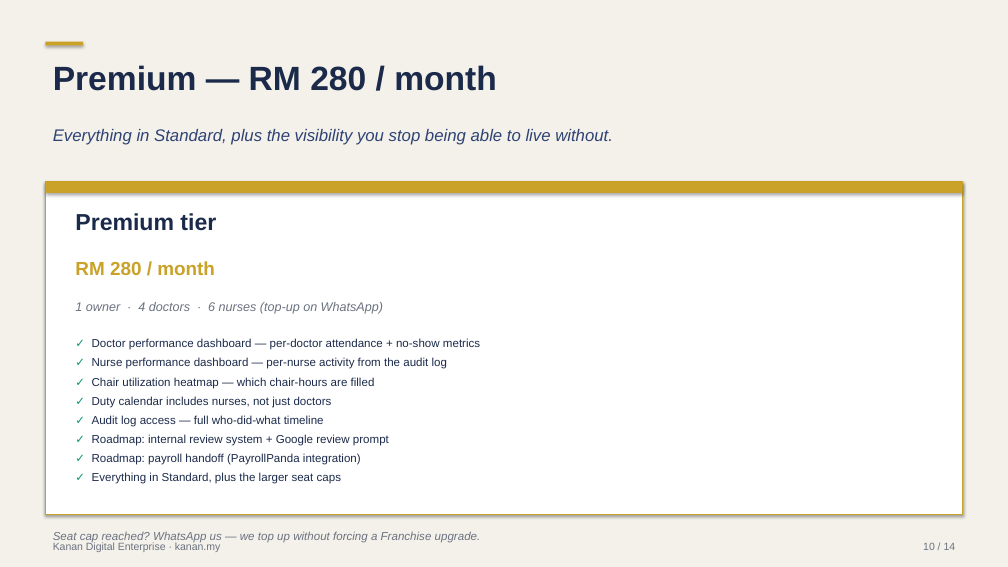
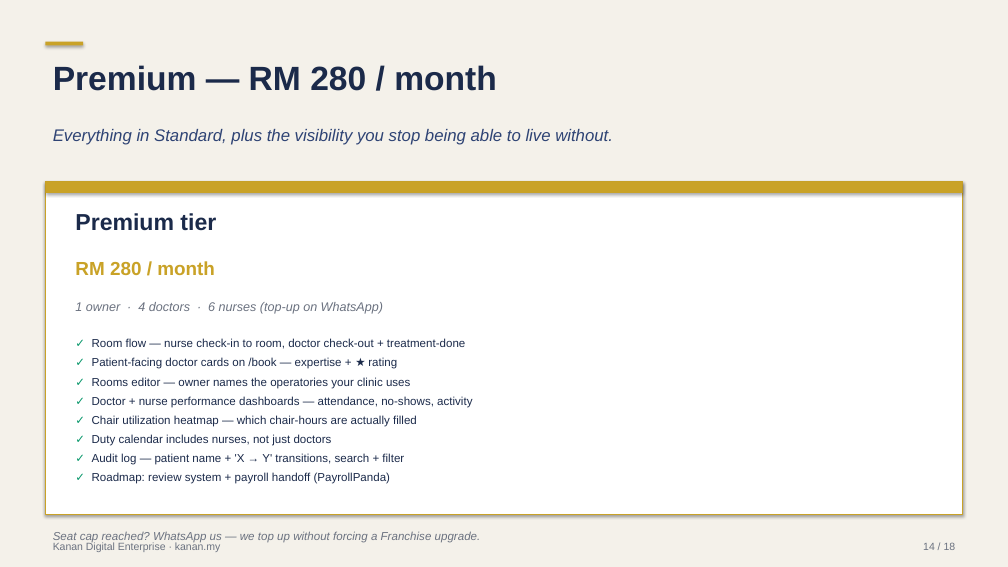
Before and after one commit to eloise-kanan/clinic-booking, a slide deck: slide 14 of demo/sales-deck/Kanan_Clinic_Booking_Sales_Deck.pptx (slide 10 before the commit). Drawn at 1008x567 pixels with LibreOffice and Linux fonts; fonts in the diff are those of the drawing. Boxes give left, top, right and bottom in pixels: in the first picture for what was removed or moved away, otherwise in the second. Text is boxed around its words. In the diff, an @@ line names an element or a change of style, - is before the commit and + after.

```diff
--- a/demo/sales-deck/Kanan_Clinic_Booking_Sales_Deck.pptx
+++ b/demo/sales-deck/Kanan_Clinic_Booking_Sales_Deck.pptx
@@ text at bbox=[92, 338, 472, 427]: text changed @@
-✓ Doctor performance dashboard — per-doctor attendance + no-show metrics
-✓ Nurse performance dashboard — per-nurse activity from the audit log
-✓ Chair utilization heatmap — which chair-hours are filled
+✓ Room flow — nurse check-in to room, doctor check-out + treatment-done
+✓ Patient-facing doctor cards on /book — expertise + ★ rating
+✓ Rooms editor — owner names the operatories your clinic uses
+✓ Doctor + nurse performance dashboards — attendance, no-shows, activity
+✓ Chair utilization heatmap — which chair-hours are actually filled
@@ text at bbox=[92, 453, 404, 484]: text changed @@
-✓ Audit log access — full who-did-what timeline
-✓ Roadmap: internal review system + Google review prompt
-✓ Roadmap: payroll handoff (PayrollPanda integration)
-✓ Everything in Standard, plus the larger seat caps
+✓ Audit log — patient name + 'X → Y' transitions, search + filter
+✓ Roadmap: review system + payroll handoff (PayrollPanda)
@@ text at bbox=[923, 543, 956, 550]: text changed @@
-10 / 14
+14 / 18
```
Also in this commit, not shown: 12 other slides changed, 4 slides added, 2 other files.
